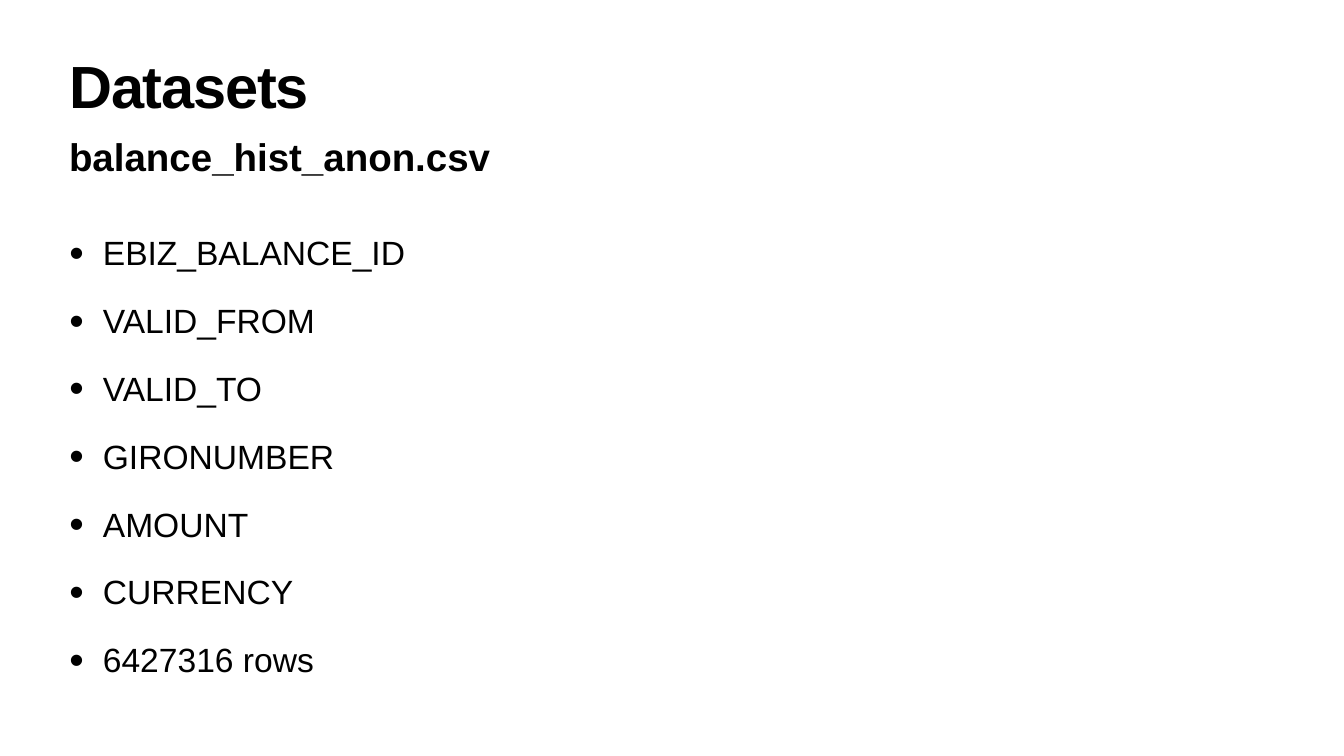
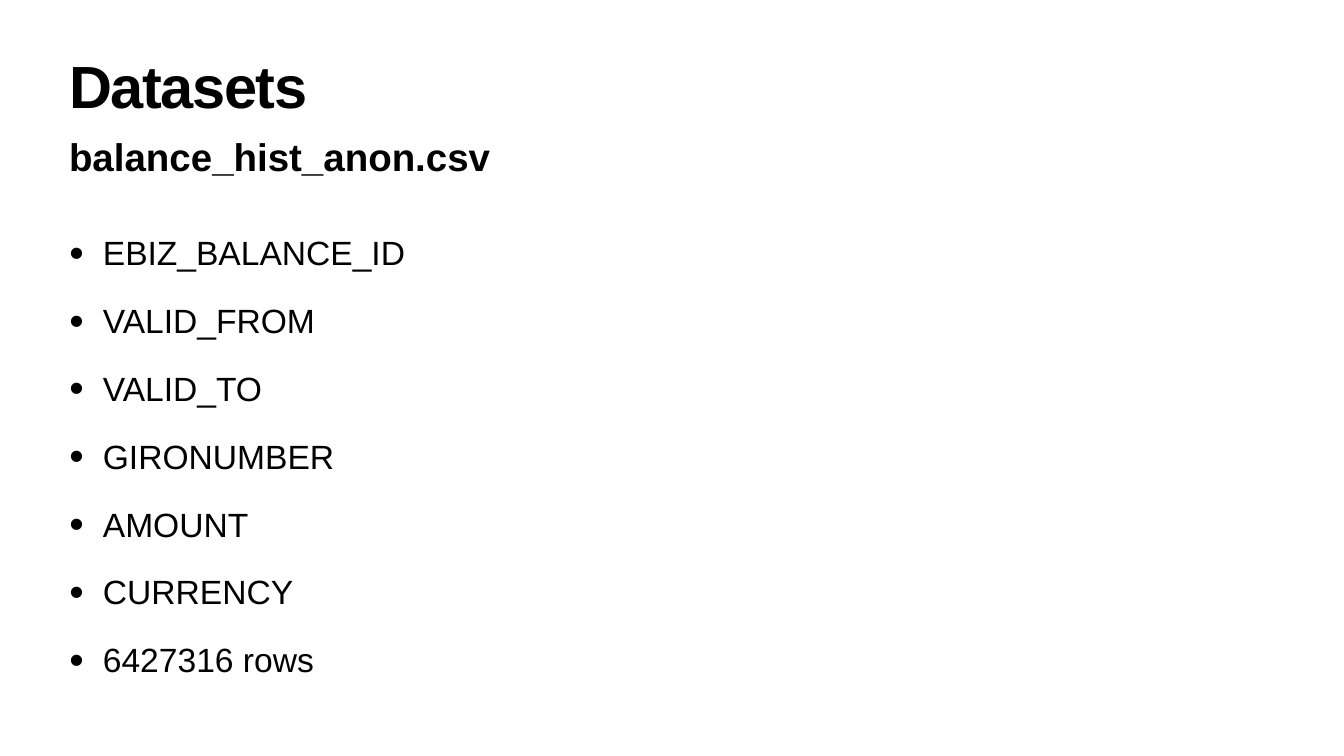
Before and after one commit to JoeRakhimov/AnomalyDetection, a slide deck: slide 2 of report/presentation.pptx. Drawn at 1344x756 pixels with LibreOffice and Linux fonts; fonts in the diff are those of the drawing. Boxes give left, top, right and bottom in pixels: in the first picture for what was removed or moved away, otherwise in the second. Text is boxed around its words. In the diff, an @@ line names an element or a change of style, - is before the commit and + after.

```diff
--- a/report/presentation.pptx
+++ b/report/presentation.pptx
@@ title "Datasets" at <box>69,67,307,109</box>: letter spacing -1.7 to -2 pt @@
```
Also in this commit, not shown: 5 other slides changed, 6 slides added, 2 other files.
